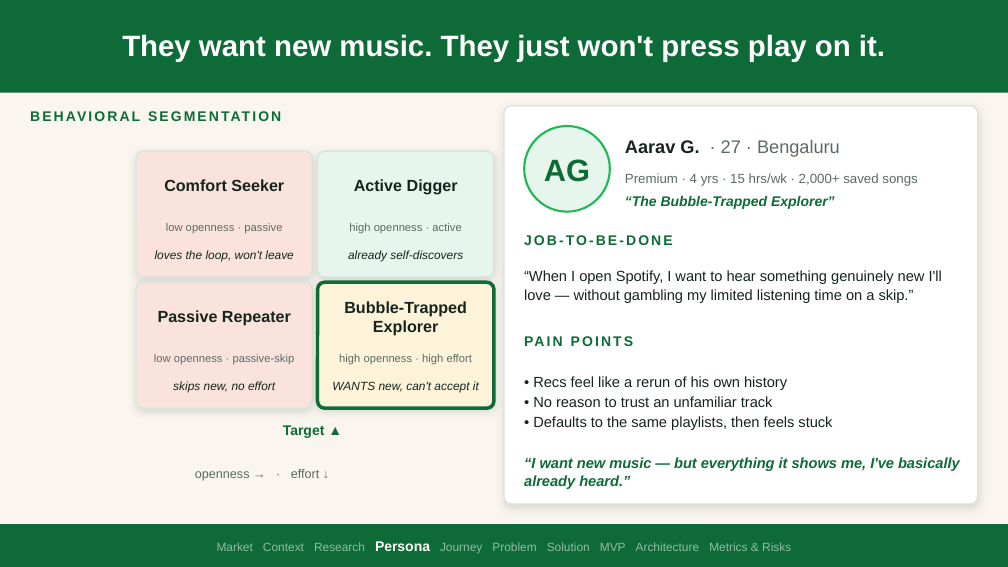
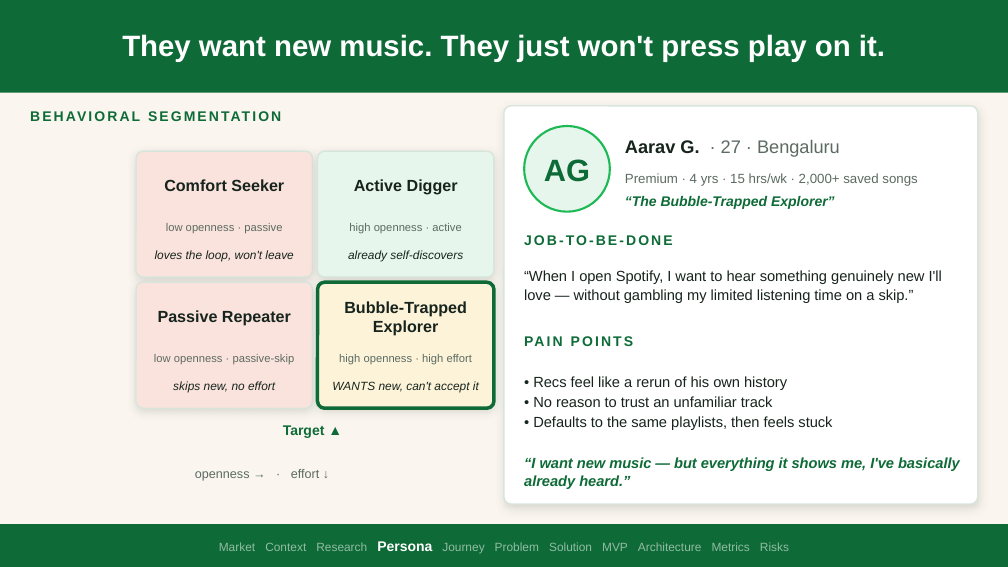
Before and after one commit to nityagupta25/spotify-discovery-engine, a slide deck: slide 5 of Off_Repeat_Deck_TopFellow.pptx. Drawn at 1008x567 pixels with LibreOffice and Linux fonts; fonts in the diff are those of the drawing. Boxes give left, top, right and bottom in pixels: in the first picture for what was removed or moved away, otherwise in the second. Text is boxed around its words. In the diff, an @@ line names an element or a change of style, - is before the commit and + after.

```diff
--- a/Off_Repeat_Deck_TopFellow.pptx
+++ b/Off_Repeat_Deck_TopFellow.pptx
@@ text at box(219, 541, 789, 553): text changed @@
-Market Context Research Persona Journey Problem Solution MVP Architecture Metrics & Risks
+Market Context Research Persona Journey Problem Solution MVP Architecture Metrics Risks
```
Also in this commit, not shown: 9 other slides changed, 1 slide added, 2 other files.
